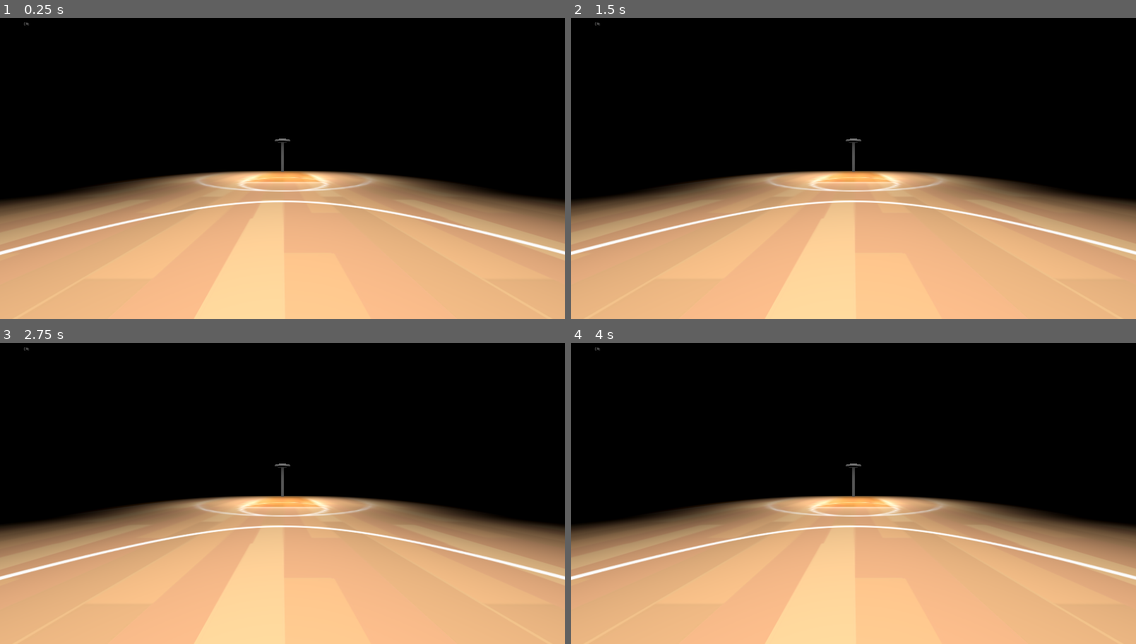
Above: before the commit, frames 1-4 (two rows, left to right).
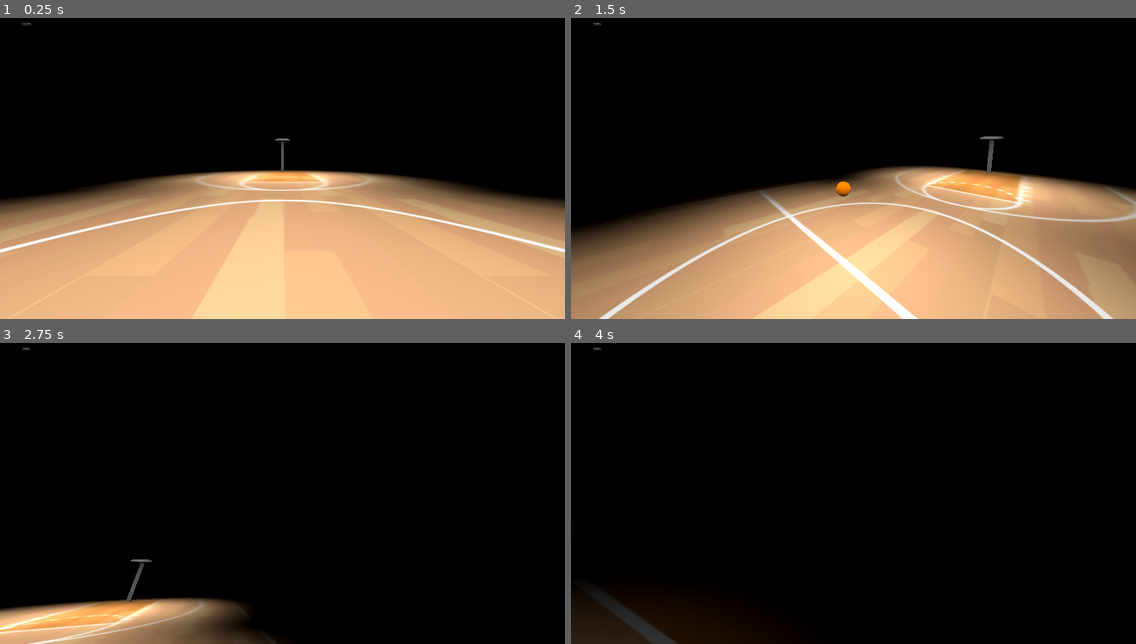
Above: after the commit, the same moments.

Repository: Stetoskop/godot-dev
Game: Godot game, scene res://court/main_node_3d.tscn
Same seed, same stepped clock (60 frames per second), same inputs: the game is played once before the commit and once after it.
Inputs (mouse positions are in pixels of both pictures, inside the frame that each line leads up to):
- Up to frame 1 (0.25 s): no input
- Up to frame 2 (1.5 s): tap Enter at 0.5 s; move the mouse to (977, 144) at 0.52 s; hold D (char_move_right) 0.53-1.28 s; tap W (char_move_forw) at 0.6 s; click (977, 144) at 0.67 s; tap Space (char_move_jump) at 0.77 s; move the mouse to (740, 177) at 1.27 s; hold S (char_move_back) from 1.28 s (still down); tap Shift (char_move_run) at 1.35 s; click (740, 177) at 1.42 s
- Up to frame 3 (2.75 s): tap Space (char_move_jump) at 1.52 s; move the mouse to (339, 415) at 2.02 s; release S (char_move_back) at 2.03 s; hold D (char_move_right) from 2.03 s (still down); tap W (char_move_forw) at 2.1 s; click (339, 415) at 2.17 s
- Up to frame 4 (4 s): move the mouse to (825, 550) at 2.77 s; tap Shift (char_move_run) at 2.85 s; click (825, 550) at 2.92 s; tap Space (char_move_jump) at 3.02, 3.77 s; move the mouse to (1023, 532) at 3.52 s; release D (char_move_right) at 3.53 s; hold A (char_move_left) from 3.53 s (still down); tap W (char_move_forw) at 3.6 s; click (1023, 532) at 3.67 s

The runs differ from the first frame. In frame 1, 1.6% of the frame differs, in the area x 0-100%, y 1-100%; in frame 2, 30%; in frame 3, 44%; in frame 4, 46%.
Error before the commit: Parse Error: Could not find type "Ball" in the current scope. (res://player/player.gd:149)

Commit message:
2025-03-11-1206

Diff:
--- a/basketball_game/court/main_node_3d.tscn
+++ b/basketball_game/court/main_node_3d.tscn
@@ -44,21 +44,10 @@
 [node name="Player" type="CharacterBody3D" parent="." node_paths=PackedStringArray("camera")]
 transform = Transform3D(1, 0, 0, 0, 1, 0, 0, 0, 1, 0, 1.041, 0)
 script = ExtResource("2_qk68w")
-print_debug = null
-speed = null
-speed_run = null
-jump_force = null
-jump_force_exhausted = null
 jump_force_double = 5.0
 jump_count_max = 3
 stamina_val = 10000.0
-stamina_min = null
 stamina_max = 10000.0
-stamina_gain = null
-stamina_drain_run = null
-stamina_drain_jump = null
-stamina_drain_jump_double = null
-mouse_sensitivity = null
 camera = NodePath("POV")
 
 [node name="CollisionShape3D" type="CollisionShape3D" parent="Player"]
--- a/basketball_game/player/player.gd
+++ b/basketball_game/player/player.gd
@@ -146,4 +146,5 @@
 
 
 func _on_ball_input_event(camera: Node, event: InputEvent, event_position: Vector3, normal: Vector3, shape_idx: int) -> void:
-	var ball: Ball = $"../Ball"
+	#var ball: Ball = $"../Ball"
+	pass # ADD PICKUP HERE
Not shown, added: basketball_game/other/icon.png.import
